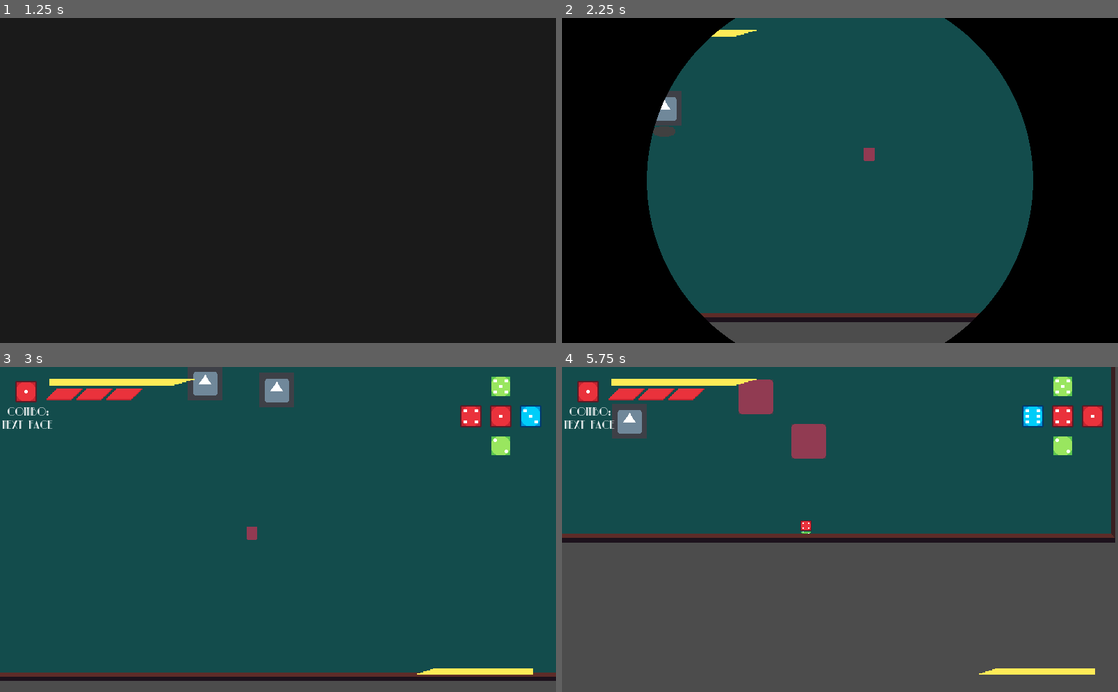
Above: before the commit, frames 1-4 (two rows, left to right).
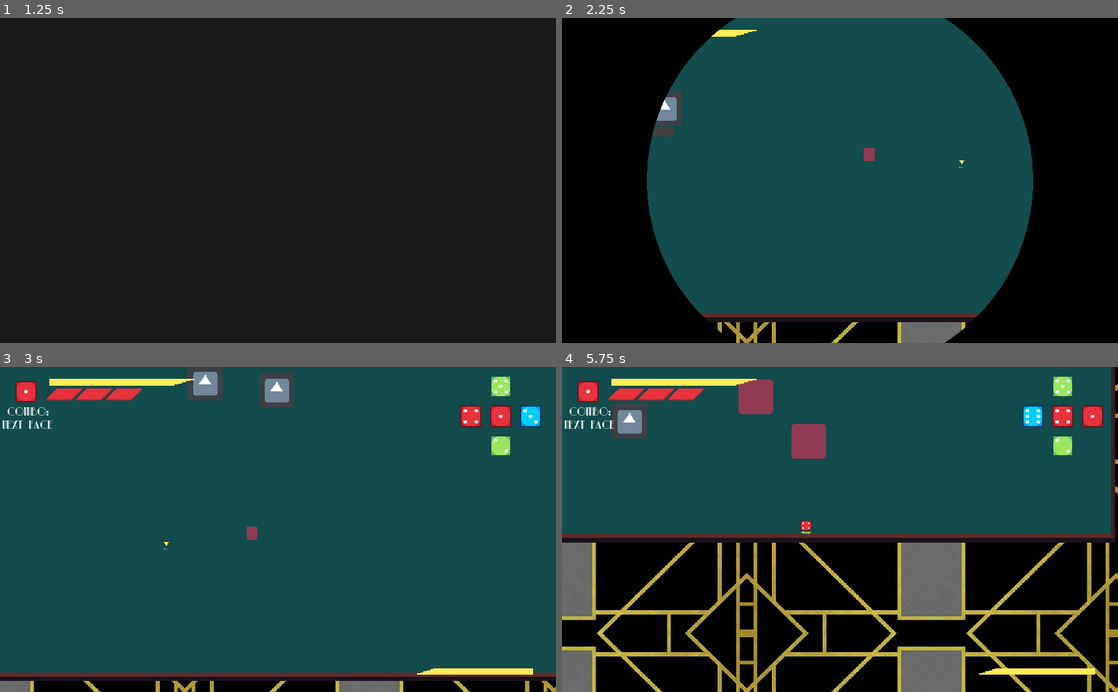
Above: after the commit, the same moments.

Repository: andrebariani/gmtk2022
Game: Godot game, scene res://src/ui/menu/MainMenu.tscn
Two runs of this game, one before a commit and one after it. Both use one fixed random seed, a clock stepped at 60 frames per second and the inputs below. The engine's default icon, where the game draws it, is replaced by a stand-in: a white triangle on a blue panel in a dark square.
Inputs (mouse positions are in pixels of both pictures, inside the frame that each line leads up to):
- Up to frame 1 (1.25 s): click "Play" at 0.5 s
- Up to frame 2 (2.25 s): click "Play" at 1.25 s; tap Enter (ui_accept) at 2 s; move the mouse to (962, 164) at 2.02 s; hold D (move_right) from 2.03 s (still down); click (962, 164) at 2.1 s
- Up to frame 3 (3 s): tap Enter (ui_accept) at 2.27 s; move the mouse to (166, 545) at 2.77 s; release D (move_right) at 2.78 s; hold S (move_down) from 2.78 s (still down); click (166, 545) at 2.85 s
- Up to frame 4 (5.75 s): tap Enter (ui_accept) at 3.02, 4.52, 5.27 s; move the mouse to (895, 458) at 3.52 s; release S (move_down) at 3.53 s; hold D (move_right) 3.53-4.28 s; tap Space (roll) at 3.6 s; click (895, 458) at 3.8 s; move the mouse to (812, 594) at 4.27 s; hold W (move_up) 4.28-5.03 s; click (812, 594) at 4.35 s; move the mouse to (1006, 578) at 5.02 s; hold A (move_left) from 5.03 s (still down); click (1006, 578) at 5.1 s

Frame 1 is identical in both runs. In frame 2, 2.7% of the frame differs, in the area x 26-74%, y 43-100%; in frame 3, 3.4%; in frame 4, 46%, in the area x 0-100%, y 0-100%.

Commit message:
temporary background, balance adjustments

Diff:
--- a/default_bus_layout.tres
+++ b/default_bus_layout.tres
@@ -1,13 +1,13 @@
 [gd_resource type="AudioBusLayout" format=2]
 
 [resource]
-bus/1/name = "Sound"
+bus/1/name = "Music"
 bus/1/solo = false
 bus/1/mute = false
 bus/1/bypass_fx = false
 bus/1/volume_db = 0.0
 bus/1/send = "Master"
-bus/2/name = "Music"
+bus/2/name = "Sound"
 bus/2/solo = false
 bus/2/mute = false
 bus/2/bypass_fx = false
--- a/src/Main.tscn
+++ b/src/Main.tscn
@@ -13,6 +13,7 @@
 [ext_resource path="res://src/spawner/Enemies_spawner.tscn" type="PackedScene" id=11]
 [ext_resource path="res://src/tileset/TableTileset.tres" type="TileSet" id=12]
 [ext_resource path="res://src/ui/GameOver.tscn" type="PackedScene" id=13]
+[ext_resource path="res://assets/bg/ArtDeco.jpg" type="Texture" id=14]
 
 [sub_resource type="DynamicFont" id=1]
 size = 24
@@ -21,6 +22,18 @@
 [node name="Main" type="Node2D"]
 pause_mode = 2
 script = ExtResource( 5 )
+
+[node name="ParallaxBackground" type="ParallaxBackground" parent="."]
+
+[node name="TextureRect" type="TextureRect" parent="ParallaxBackground"]
+anchor_right = 1.0
+anchor_bottom = 1.0
+margin_right = 896.0
+margin_bottom = 761.0
+texture = ExtResource( 14 )
+__meta__ = {
+"_edit_use_anchors_": false
+}
 
 [node name="TileMap" type="TileMap" parent="."]
 light_mask = 3
--- a/src/entities/player/Player.tscn
+++ b/src/entities/player/Player.tscn
@@ -172,7 +172,6 @@
 
 [node name="Charge" type="Node" parent="StateMachine"]
 script = ExtResource( 10 )
-cooldown = 0.0
 
 [node name="Timer" type="Timer" parent="StateMachine/Charge"]
 
--- a/src/entities/player/states/Charge.gd
+++ b/src/entities/player/states/Charge.gd
@@ -24,6 +24,9 @@
 	e.sprite.set_blink_active(true)
 	e.set_invincible(starting_load)
 
+	e.toggle_charge(false)
+	timer.start(cooldown)
+
 
 func run(delta):
 	e.apply_velocity(look_vector * delta)
@@ -47,8 +50,6 @@
 	e.sprite.set_blink_active(false)
 	e.light.visible = false
 
-	timer.start()
-
 
 func _on_Hitbox_area_entered(area):
 	emit_signal("enemy_hit")
Binary file added: assets/bg/ArtDeco.jpg
Not shown: 1 places in src/Main.tscn that only renumber resources
